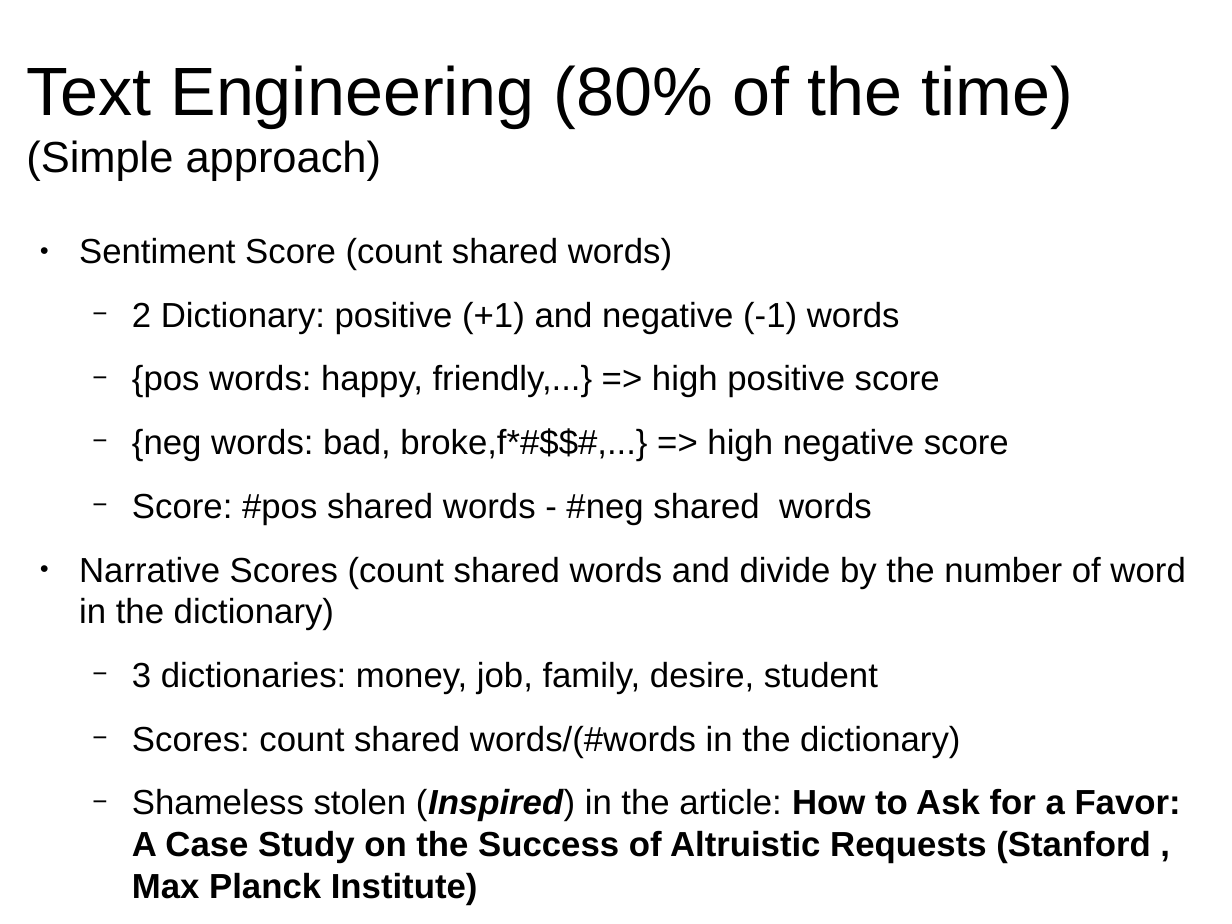
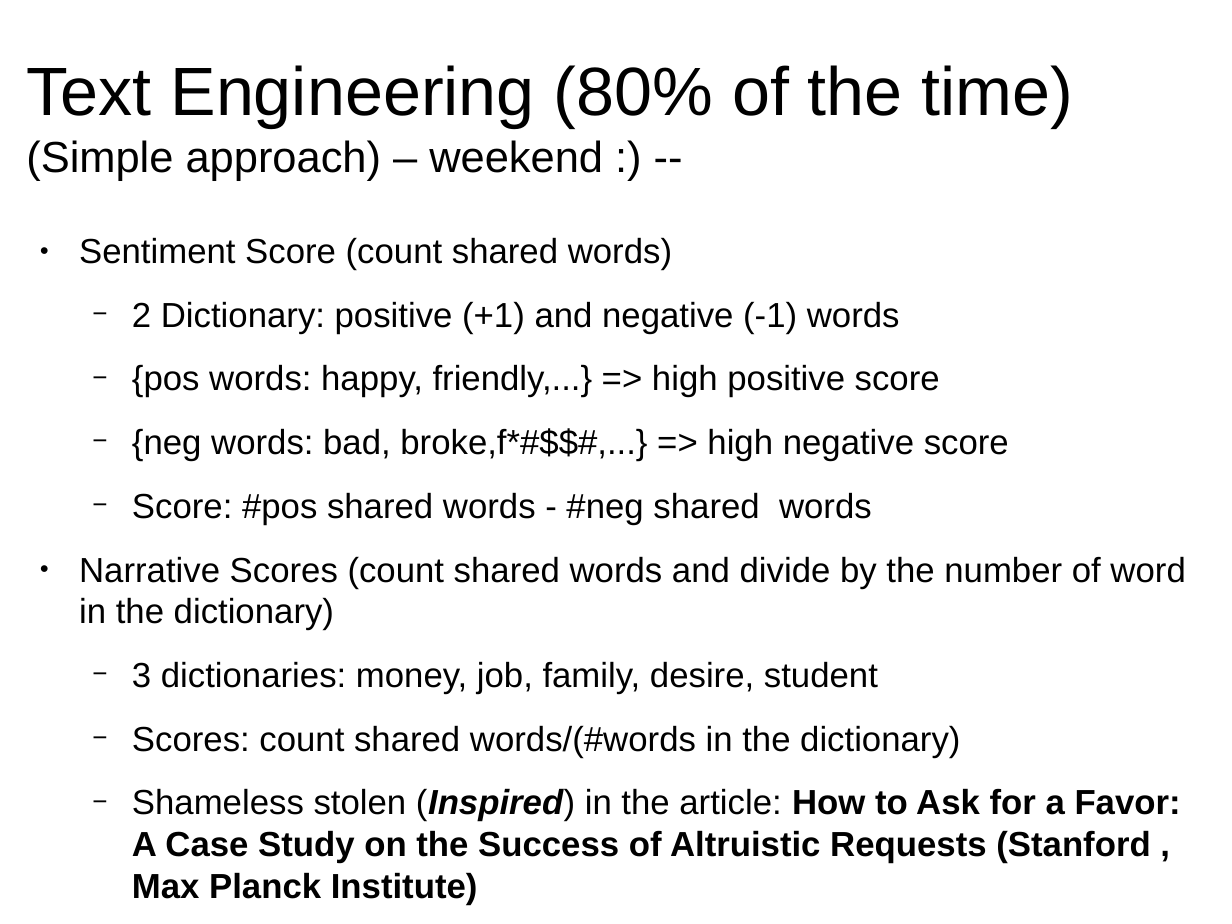
Before and after one commit to leandroohf/raop, a slide deck: slide 7 of doc/pres/pres.odp. Drawn at 1232x924 pixels with LibreOffice and Linux fonts; fonts in the diff are those of the drawing. Boxes give left, top, right and bottom in pixels: in the first picture for what was removed or moved away, otherwise in the second. Text is boxed around its words. In the diff, an @@ line names an element or a change of style, - is before the commit and + after.

```diff
--- a/doc/pres/pres.odp
+++ b/doc/pres/pres.odp
@@ title at box(26, 65, 1074, 181): text changed @@
-Text Engineering (80% of the time)
-(Simple approach)
+Text Engineering (80% of the time)
+(Simple approach) – weekend :) --
```
Also in this commit, not shown: 1 other slide changed, 2 slides added.
